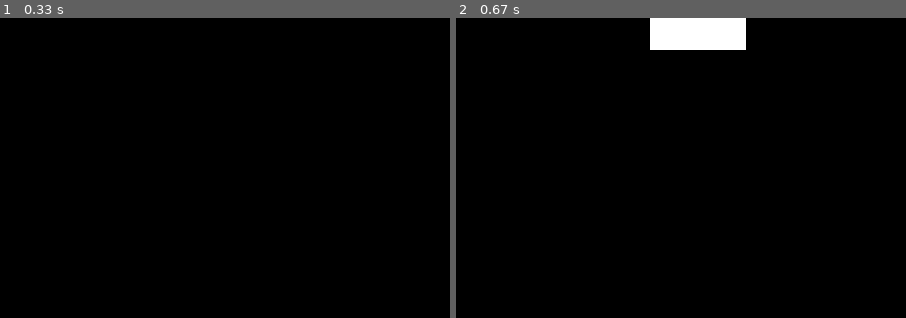
Above: before the commit, frames 1-2 (left to right).
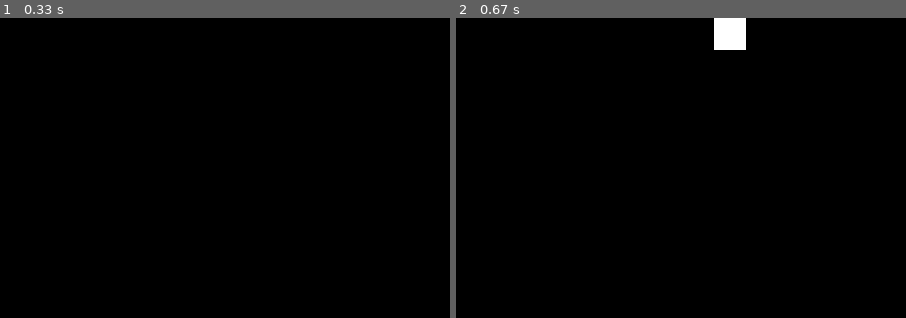
Above: after the commit, the same moments.

Repository: FoRVaiS/3522-assignment-1
Game: pygame game, started from src/cli.py
Two runs of this game, one before a commit and one after it. Both use one fixed random seed, a clock stepped at 60 frames per second and the inputs below.
Inputs:
- Up to frame 1 (0.33 s): no input
- Up to frame 2 (0.67 s): hold D from 0.33 s (still down)
The pictures show only the part of the screen within x 39-89%, y 0-50%; the shares and areas given below are measured in that part.

Frame 1 is identical in both runs. In frame 2, 1.5% of the frame differs, in the area x 43-58%, y 0-11%.

Commit message:
refactor(objects): move the render component into each unique entity

Diff:
--- a/src/GameObject.py
+++ b/src/GameObject.py
@@ -36,15 +36,14 @@
         self.components: Dict[Type[Component], Component] = {}
 
         self.transform_component = TransformComponent(x, y, width, height)
-        self.render_component = RenderComponent(width, height)
-
         self.add_component(self.transform_component)
-        self.add_component(self.render_component)
 
 
 class Snake(Entity):
     def __init__(self, length: int) -> None:
         super().__init__(0, 0, 32, 32)
+        self.render_component = RenderComponent(self.transform_component.width, self.transform_component.height)
+        self.add_component(self.render_component)
 
         self._segments = [self]
         self._tail = self
